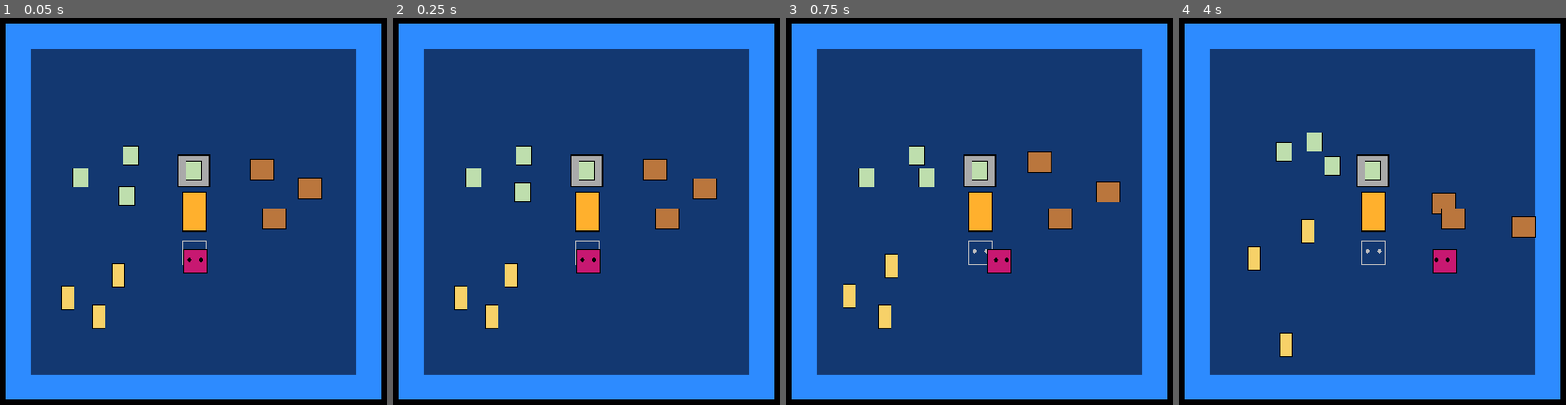
Above: before the commit, frames 1-4 (left to right).
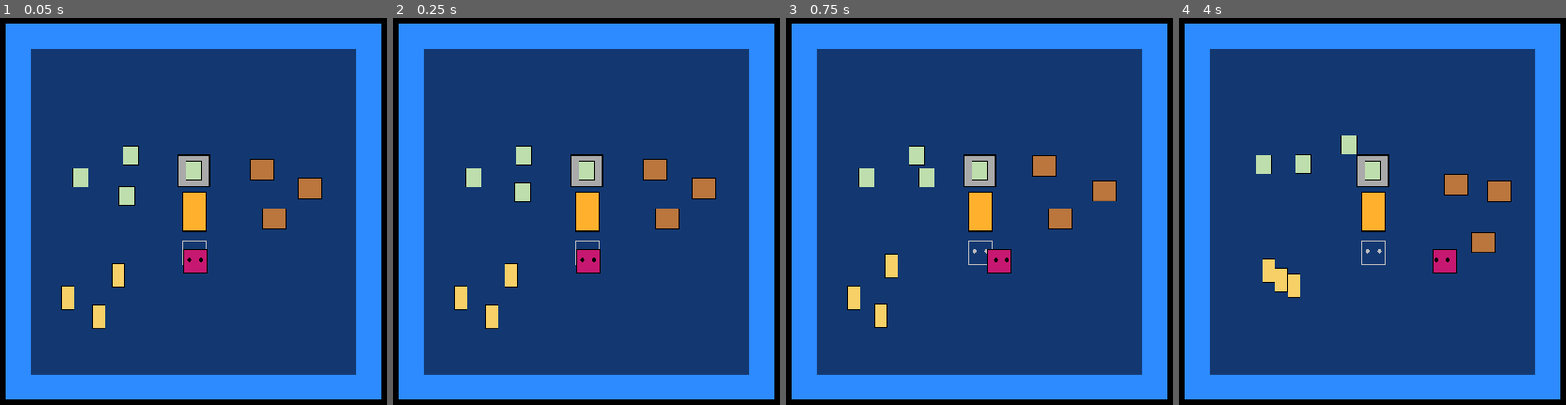
Above: after the commit, the same moments.

Repository: Ivorforce/Wickerman
Game: Godot game, scene res://Levels/Main.tscn
The game is run twice, just before and just after one commit, with the same random seed, the same clock (stepped at 60 frames per second) and the same inputs. This scene is started directly instead of the project's main scene.
Inputs:
- Up to frame 1 (0.05 s): no input
- Up to frame 2 (0.25 s): no input
- Up to frame 3 (0.75 s): tap Enter (action) at 0.5, 0.6 s; hold Right (right) from 0.53 s (still down)
- Up to frame 4 (4 s): tap Space (attack) at 0.8, 1.35, 2.3, 2.85, 3.8 s; release Right (right) at 1.28 s; hold Down (down) 1.28-2.03 s; tap Enter (action) at 1.55, 2.1, 3.05, 3.6 s; hold Right (right) 2.03-2.78 s; hold Up (up) 2.78-3.53 s; hold A (left) from 3.53 s (still down)

Frame 1 is identical in both runs. In frame 2, less than 0.1% of the frame differs, in the area x 77-84%, y 41-47%; in frame 3, 0.8%; in frame 4, 4.5%, in the area x 17-93%, y 29-88%.

Commit message:
Add a crude scared engine.

Diff:
--- a/Actors/FX/PlayerAttackFX.gd
+++ b/Actors/FX/PlayerAttackFX.gd
@@ -4,6 +4,7 @@
 export var damage := 1
 export var time_left := 1.0
 export var knockback := Vector2.ZERO
+var source: Node2D = null
 
 func _process(delta):
 	time_left -= delta
@@ -16,10 +17,10 @@
 	if owner is Corpse:
 		owner._velocity += knockback
 		owner.attackable.time_since_hit = 0
-		Freezer.next_freeze_s += 0.1
+		Freezer.next_freeze_s += 0.01
 
 	if owner is NPC:
 		owner._velocity += knockback * 2
-		owner.damage(1)
+		owner.damage(1, source)
 		owner.attackable.time_since_hit = 0
-		Freezer.next_freeze_s += 0.05
+		Freezer.next_freeze_s += 0.03
--- a/Actors/NPC/Carrot/Carrot.tscn
+++ b/Actors/NPC/Carrot/Carrot.tscn
@@ -15,6 +15,8 @@
 script = ExtResource( 2 )
 CorpseEntity = ExtResource( 5 )
 health = 1
+max_alert_time = 3
+sight_distance = 700
 
 [node name="Sprite" type="Sprite" parent="."]
 material = ExtResource( 3 )
--- a/Actors/NPC/NPC.gd
+++ b/Actors/NPC/NPC.gd
@@ -5,19 +5,47 @@
 export(PackedScene) var CorpseEntity
 
 export var health := 2
+export var max_alert_time := 10
+export var sight_distance := 1000
 
 export var speed := 100
 export var friction = 0.1
 var _velocity := Vector2.ZERO
 
+var is_scared_target: Node2D = null
+var is_alert_time := 0.0
+
 onready var attackable: Attackable = $Sprite
 
+func _ready():
+	Deaths.connect("on_damage", self, "_on_damage_somewhere")
 
-func damage(damage: int):
+func _process(delta):
+	is_alert_time -= delta
+
+	if is_scared_target != null:
+		if is_scared_target.global_position.distance_squared_to(global_position) < sight_distance * sight_distance:
+			is_alert_time = max_alert_time
+		elif is_alert_time < 0:
+			is_scared_target = null
+
+func _on_damage_somewhere(victim: Node2D, cause: Node2D):
+	if victim.global_position.distance_squared_to(global_position) < sight_distance * sight_distance:
+		is_scared_target = cause
+		is_alert_time = max_alert_time
+
+func damage(damage: int, source: Node2D):
 	health -= damage
+
+	is_scared_target = source
+	is_alert_time = max_alert_time
+
+	Deaths.emit_signal("on_damage", self, source)
 
 	if health <= 0:
 		var corpse: Corpse = CorpseEntity.instance()
 		get_parent().add_child(corpse)
 		corpse.global_position = global_position
 		queue_free()
+
+		Deaths.emit_signal("on_death")
--- a/Actors/NPC/Onion/Onion.tscn
+++ b/Actors/NPC/Onion/Onion.tscn
@@ -15,6 +15,7 @@
 script = ExtResource( 2 )
 vegetable_type = 1
 CorpseEntity = ExtResource( 5 )
+sight_distance = 200
 
 [node name="Sprite" type="Sprite" parent="."]
 material = ExtResource( 3 )
--- a/Actors/NPC/Pumpkin/Pumpkin.tscn
+++ b/Actors/NPC/Pumpkin/Pumpkin.tscn
@@ -16,6 +16,9 @@
 vegetable_type = 2
 CorpseEntity = ExtResource( 5 )
 health = 3
+max_alert_time = 30
+sight_distance = 400
+speed = 50
 
 [node name="Sprite" type="Sprite" parent="."]
 material = ExtResource( 3 )
--- a/Actors/NPC/RandomMovementController.gd
+++ b/Actors/NPC/RandomMovementController.gd
@@ -1,6 +1,7 @@
 extends Node
 
 onready var target: Vector2 = Vector2.ZERO
+var is_running = false
 
 func _ready():
 	target = get_parent().global_position
@@ -9,6 +10,20 @@
 	var parent: NPC = get_parent()
 
 	var direction := target - parent.global_position
+	var speed = parent.speed
+
+	if parent.is_scared_target != null:
+		var difference := parent.is_scared_target.global_position - parent.global_position
+		var dist_mul := 1.3 if is_running else 1.0
+
+		if difference.length_squared() < parent.sight_distance * parent.sight_distance * dist_mul * dist_mul:
+			direction = -difference
+			speed *= 1.2
+			is_running = true
+		else:
+			target = parent.global_position
+			direction = Vector2.ZERO
+			is_running = false
 
 	if direction.length_squared() < 20 * 20:
 		direction = Vector2.ZERO
@@ -19,6 +34,6 @@
 	if direction.length() > 1.0:
 		direction = direction.normalized()
 
-	var target_velocity = direction * parent.speed
+	var target_velocity = direction * speed
 	parent._velocity += (target_velocity - parent._velocity) * parent.friction
 	parent._velocity = parent.move_and_slide(parent._velocity)
--- a/Actors/Player/PlayerController.gd
+++ b/Actors/Player/PlayerController.gd
@@ -1,4 +1,5 @@
 extends KinematicBody2D
+class_name PlayerController
 
 var PlayerAttackFXEntity := preload("res://Actors/FX/PlayerAttackFX.tscn")
 
@@ -118,6 +119,7 @@
 	var attack_fx: PlayerAttackFX = PlayerAttackFXEntity.instance()
 	attack_fx.time_left = 0.2
 	attack_fx.knockback = _look_direction * 100
+	attack_fx.source = self
 	get_parent().get_parent().get_parent().get_node("FX").add_child(attack_fx)
 	attack_fx.global_position = global_position + _look_direction * 60
 
--- /dev/null
+++ b/Levels/Deaths.gd
@@ -0,0 +1,4 @@
+extends Node
+
+signal on_damage
+signal on_death
--- a/project.godot
+++ b/project.godot
@@ -29,6 +29,11 @@
 "language": "GDScript",
 "path": "res://Actors/FX/PlayerAttackFX.gd"
 }, {
+"base": "KinematicBody2D",
+"class": "PlayerController",
+"language": "GDScript",
+"path": "res://Actors/Player/PlayerController.gd"
+}, {
 "base": "ColorRect",
 "class": "PostProcess",
 "language": "GDScript",
@@ -44,6 +49,7 @@
 "Corpse": "",
 "NPC": "",
 "PlayerAttackFX": "",
+"PlayerController": "",
 "PostProcess": "",
 "Wickerman": ""
 }
@@ -58,6 +64,7 @@
 [autoload]
 
 Freezer="*res://Levels/Freezer.gd"
+Deaths="*res://Levels/Deaths.gd"
 
 [display]
 
